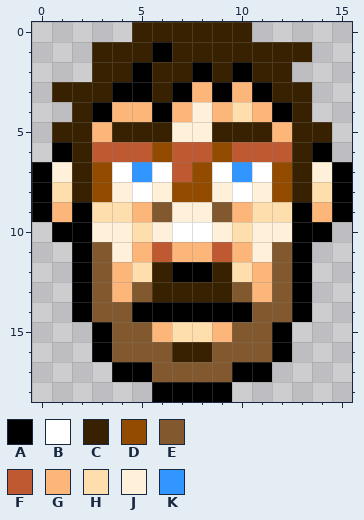
Edited in one commit: pixel-art sprite (assets/jesse-sprite.png). This is how it looked before the edit.
The file is 128x152 pixels, drawn in blocks of 8x8; one block is one cell here.
Palette (. is transparent): A #000000  B #ffffff  C #372100  D #934b00  E #82592e  F #be5931  G #fcb67a  H #ffdead  J #fff0da  K #3196ff
Pixels before, first column x 0:
 0 .....CCCCCC.....
 1 ...CCCACCCCCCC..
 2 ...CCACCACACC...
 3 .CCCAACAGAGACC..
 4 ..CAGGAGJGHGAC..
 5 .CCGCCCJJCCCGCC.
 6 .ACFFFDFFDFFFCA.
 7 AJCDBKBFDBKBDCJA
 8 AHCDJBJDDJBJDCHA
 9 AGAHHGEJJEGHHAGA
10 .AAJJHJBBJHJJAA.
11 ..AEJGFGGFGJEA..
12 ..AEGHCAACHGEA..
13 ..AEGECCCCEGEA..
14 ..AEEAAAAAAEEA..
15 ...AEEGHHGEEA...
16 ...AEEECCEEEA...
17 ....AAEEEEAA....
18 ......AAAA......
And afterwards:
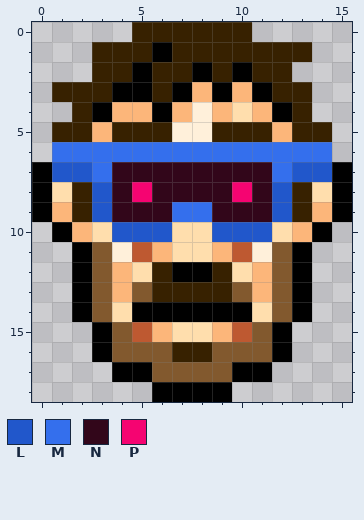
Colours new in this view: L #2157cb  M #346fed  N #32061a  P #f50471
Change:
Colour C replaces colour A in row 9 at x 2 and 13.
Colour F replaces colour E in row 15 at x 5 and 10.
Colour F replaces colour G in row 11 at x 5 and 10.
Colour G replaces colour A in row 10 at x 2 and 13.
Colour G replaces colour F in row 11 at x 6 and 9.
Colour H replaces colour B in row 10 at x 7 to 8.
Colour H replaces colour E in row 14 at x 4 and 11.
Colour H replaces colour G in row 11 at x 7 to 8.
Colour H replaces colour J in row 10 at x 3 and 12.
Colour L replaces colour C in row 7 at x 2 and 13.
Colour L replaces colour D in row 8 at x 3 and 12.
Colour L replaces colour H in row 9 at x 3 and 12; in row 10 at x 5 and 10.
Colour L replaces colour J in row 7 at x 1 and 14; in row 10 at x 4, 6, 9 and 11.
Colour M replaces colour A in row 6 at x 1 and 14.
Colour M replaces colour C in row 6 at x 2 and 13.
Colour M replaces colour D in row 6 at x 6 and 9; in row 7 at x 3 and 12.
Colour M replaces colour F in row 6 at x 3 to 5, 7 to 8 and 10 to 12.
Colour M replaces colour J in row 9 at x 7 to 8.
Colour N replaces colour B in row 7 at x 4, 6, 9 and 11.
Colour N replaces colour D in row 7 at x 8; in row 8 at x 7 to 8.
Colour N replaces colour E in row 9 at x 6 and 9.
Colour N replaces colour F in row 7 at x 7.
Colour N replaces colour G in row 9 at x 5 and 10.
Colour N replaces colour H in row 9 at x 4 and 11.
Colour N replaces colour J in row 8 at x 4, 6, 9 and 11.
Colour N replaces colour K in row 7 at x 5 and 10.
Colour P replaces colour B in row 8 at x 5 and 10.
Changed places in both pictures, as pixel boxes (x1, y1, x2, y2):
changed: (52, 142, 332, 342)
